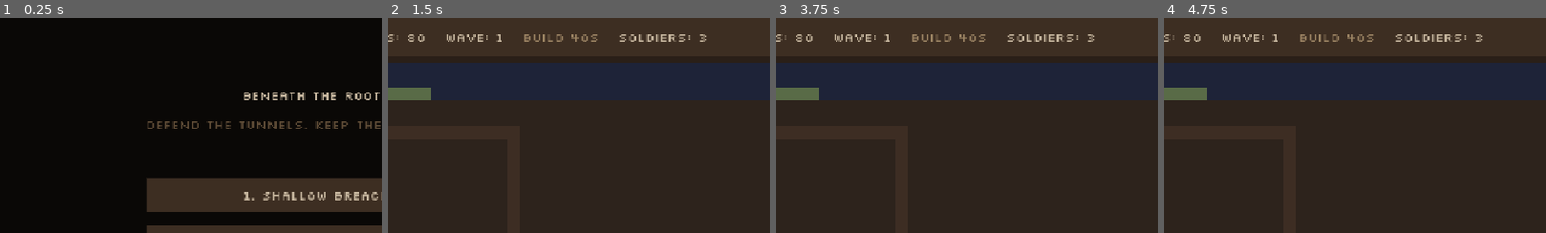
Above: before the commit, frames 1-4 (left to right).
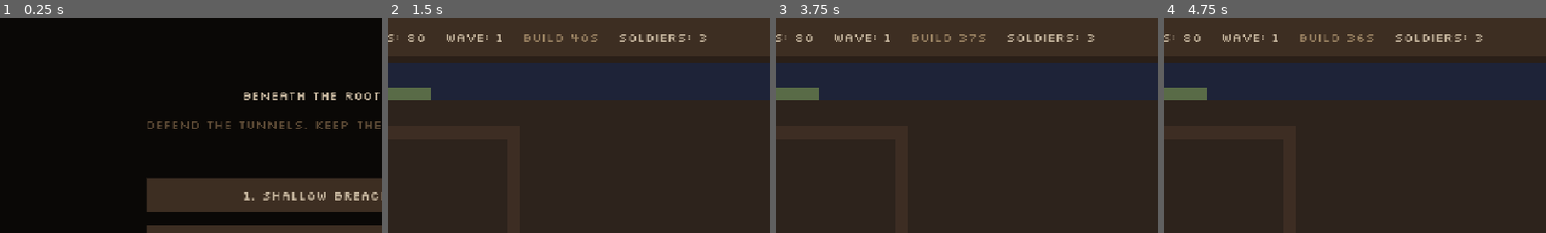
Above: after the commit, the same moments.

Repository: matiaspereiraobando/beneath-the-roots
Game: Godot game, scene res://scenes/menu.tscn
Two runs of this game, one before a commit and one after it. Both use one fixed random seed, a clock stepped at 60 frames per second and the inputs below.
Inputs (mouse positions are % of the whole screen's width and height, from its top left):
- Up to frame 1 (0.25 s): no input
- Up to frame 2 (1.5 s): click "1. Shallow Breach" at 0.5 s; tap Enter at 1.25 s; move the mouse to (72, 45) at 1.27 s; click (72, 45) at 1.42 s
- Up to frame 3 (3.75 s): tap Space at 2, 3.5 s; move the mouse to (30, 55) at 2.02 s; click (30, 55) at 2.17 s; tap Enter at 2.75 s; move the mouse to (60, 28) at 2.77 s; click (60, 28) at 2.92 s; move the mouse to (45, 70) at 3.52 s; click (45, 70) at 3.67 s
- Up to frame 4 (4.75 s): tap Enter at 4.25 s; move the mouse to (80, 65) at 4.27 s; click (80, 65) at 4.42 s
The pictures show only the part of the screen within x 9-59%, y 0-50%; the shares and areas given below are measured in that part.

Frames 1-2 are identical in both runs. In frame 3, less than 0.1% of the frame differs, in the area x 48-53%, y 7-12%; in frame 4, less than 0.1%.
Error before the commit: Parse Error: Cannot infer the type of "remaining" variable because the value doesn't have a set type. (res://scripts/systems/wave_manager.gd:59)
Error after the commit: Invalid access to property or key 'pressed' on a base object of type 'null instance'. (res://scripts/macro_world.gd:40)

Commit message:
fix: explicit types for Dictionary values in wave/combat systems
Co-authored-by: Cursor <cursoragent@cursor.com>

Diff:
--- a/scripts/systems/combat_system.gd
+++ b/scripts/systems/combat_system.gd
@@ -29,8 +29,8 @@
 	if target.is_empty():
 		_tower_coldowns_set(tid, 0.1)
 		return
-	var dmg := _tower_damage(tower)
-	var fire_rate := _tower_fire_rate(tower)
+	var dmg: float = _tower_damage(tower)
+	var fire_rate: float = _tower_fire_rate(tower)
 	GameState.add_projectile({
 		"id": GameState.next_projectile_id(),
 		"x": center.x,
@@ -56,13 +56,15 @@
 
 func _find_target(from: Vector2, range_px: float) -> Dictionary:
 	var best: Dictionary = {}
-	var best_prog := -1.0
+	var best_prog: float = -1.0
 	for enemy in GameState.enemies:
-		var dist := from.distance_to(enemy.position)
+		var pos: Vector2 = enemy.position
+		var dist: float = from.distance_to(pos)
 		if dist > range_px:
 			continue
-		if enemy.path_progress > best_prog:
-			best_prog = enemy.path_progress
+		var prog: float = float(enemy.path_progress)
+		if prog > best_prog:
+			best_prog = prog
 			best = enemy
 	return best
 
@@ -70,16 +72,18 @@
 func _update_projectiles(delta: float) -> void:
 	var to_remove: Array = []
 	for proj in GameState.projectiles:
-		var target := _enemy_by_id(proj.target_id)
+		var target := _enemy_by_id(int(proj.target_id))
 		if target.is_empty():
 			to_remove.append(proj)
 			continue
-		var dir := (target.position - Vector2(proj.x, proj.y)).normalized()
-		var step := proj.speed * delta
-		proj.x += dir.x * step
-		proj.y += dir.y * step
-		if Vector2(proj.x, proj.y).distance_to(target.position) < 8.0:
-			target.hp -= proj.damage
+		var target_pos: Vector2 = target.position
+		var proj_pos := Vector2(float(proj.x), float(proj.y))
+		var dir := (target_pos - proj_pos).normalized()
+		var step: float = float(proj.speed) * delta
+		proj.x = float(proj.x) + dir.x * step
+		proj.y = float(proj.y) + dir.y * step
+		if Vector2(float(proj.x), float(proj.y)).distance_to(target_pos) < 8.0:
+			target.hp = float(target.hp) - float(proj.damage)
 			to_remove.append(proj)
 			if target.hp <= 0:
 				GameState.kill_enemy(target)
--- a/scripts/systems/wave_manager.gd
+++ b/scripts/systems/wave_manager.gd
@@ -35,16 +35,14 @@
 
 
 func _try_spawn(delta: float) -> void:
-	var spent := delta
+	var spent: float = delta
 	while true:
-		var type := GameState.pop_ready_spawn(spent)
+		var type: String = GameState.pop_ready_spawn(spent)
 		spent = 0.0
 		if type == "":
 			break
-		var spawn := Vector2i(
-			GameState.level_data.spawnTile.x,
-			GameState.level_data.spawnTile.y
-		)
+		var spawn_data: Dictionary = GameState.level_data.spawnTile
+		var spawn := Vector2i(int(spawn_data.x), int(spawn_data.y))
 		var path := pathfinding.get_path_to_citadel(spawn)
 		if path.is_empty():
 			path = PackedVector2Array([pathfinding.tile_center(spawn)])
@@ -56,22 +54,24 @@
 		var path: PackedVector2Array = enemy.path
 		if path.is_empty():
 			continue
-		var remaining := enemy.speed * delta
-		while remaining > 0.0 and enemy.path_index < path.size() - 1:
-			var to: Vector2 = path[enemy.path_index + 1]
-			var dist := enemy.position.distance_to(to)
+		var remaining: float = float(enemy.speed) * delta
+		while remaining > 0.0 and int(enemy.path_index) < path.size() - 1:
+			var to: Vector2 = path[int(enemy.path_index) + 1]
+			var pos: Vector2 = enemy.position
+			var dist: float = pos.distance_to(to)
 			if dist <= remaining:
 				remaining -= dist
-				enemy.path_progress += dist
-				enemy.path_index += 1
-				enemy.position = path[enemy.path_index]
+				enemy.path_progress = float(enemy.path_progress) + dist
+				enemy.path_index = int(enemy.path_index) + 1
+				enemy.position = path[int(enemy.path_index)]
 			else:
-				enemy.position = enemy.position.lerp(to, remaining / dist)
-				enemy.path_progress += remaining
+				enemy.position = pos.lerp(to, remaining / dist)
+				enemy.path_progress = float(enemy.path_progress) + remaining
 				remaining = 0.0
-		if enemy.path_index >= path.size() - 1:
-			var cell := pathfinding.world_to_tile(enemy.position)
-			if pathfinding.is_citadel(cell) or enemy.position.distance_to(path[path.size() - 1]) < 6.0:
+		if int(enemy.path_index) >= path.size() - 1:
+			var pos: Vector2 = enemy.position
+			var cell := pathfinding.world_to_tile(pos)
+			if pathfinding.is_citadel(cell) or pos.distance_to(path[path.size() - 1]) < 6.0:
 				GameState.breach_enemy(enemy)
 
 
